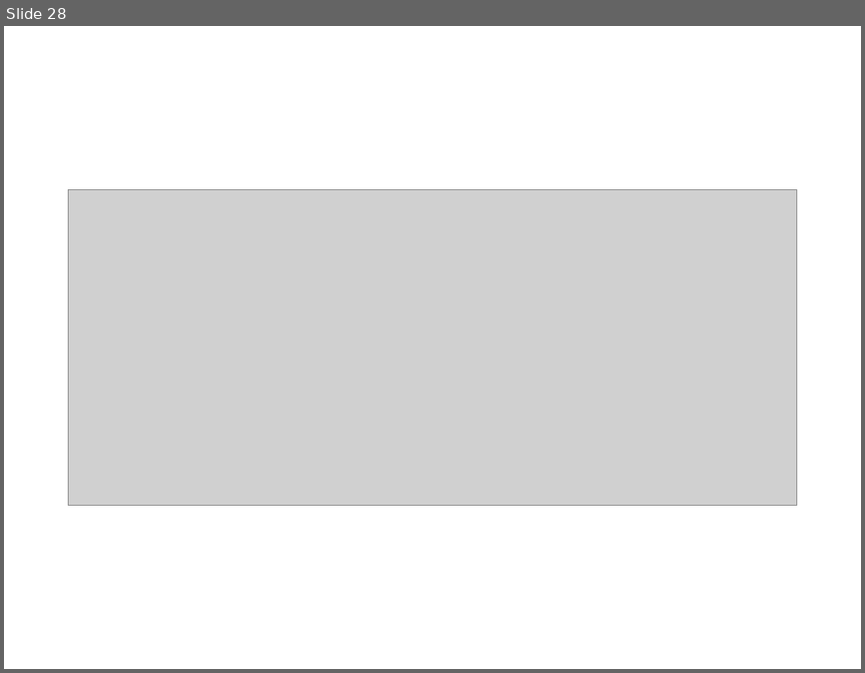
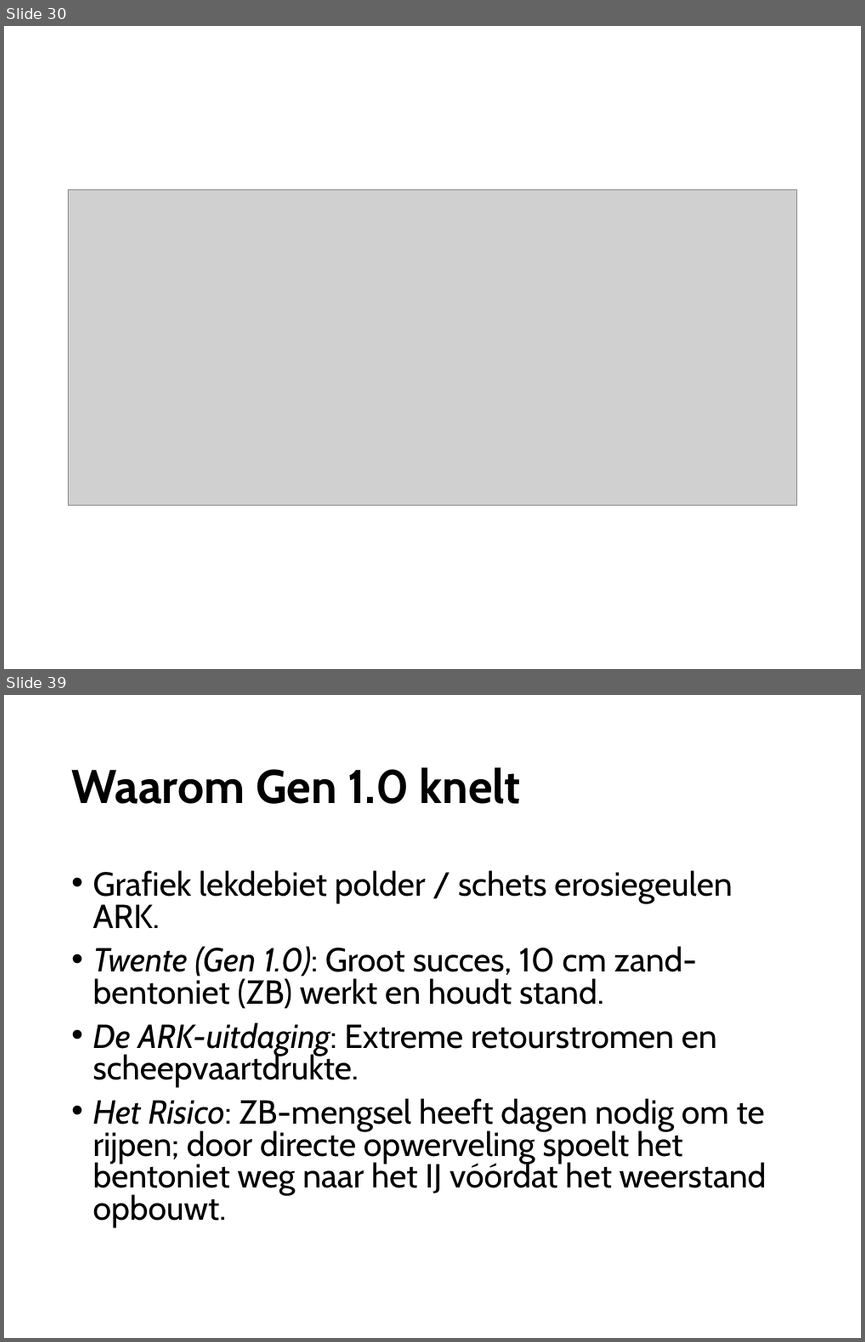
Before and after one commit to Olsthoorn/mf6lab, a slide deck: Projects/ARK_RWS/images/Plaatjes_RWS_ARK.pptx. Shown one above the other, each under a label of ours: slide 28 before the commit, slides 30 and 39 after it; the slides between them are not shown. The pictures are 865x673 and 865x1342 pixels, drawn with LibreOffice and Linux fonts; fonts in the diff are those of the drawing; grey boxes stand for pictures. Boxes give left, top, right and bottom in pixels: in the first picture for what was removed or moved away, otherwise in the second. Text is boxed around its words. In the diff, an @@ line names an element or a change of style, - is before the commit and + after.

```diff
--- a/Projects/ARK_RWS/images/Plaatjes_RWS_ARK.pptx
+++ b/Projects/ARK_RWS/images/Plaatjes_RWS_ARK.pptx
@@ slide 39 added at (4, 695, 861, 1338), background #FFFFFF @@
@@ title added at (71, 767, 521, 804), 39.6 pt, text #000000, bold @@
+Waarom Gen 1.0 knelt
@@ text added at (93, 870, 766, 1228), 28 pt, text #000000 @@
+• Grafiek lekdebiet polder / schets erosiegeulen ARK.
+• Twente (Gen 1.0): Groot succes, 10 cm zand-bentoniet (ZB) werkt en houdt stand.
+• De ARK-uitdaging: Extreme retourstromen en scheepvaartdrukte.
+• Het Risico: ZB-mengsel heeft dagen nodig om te rijpen; door directe opwerveling spoelt het bentoniet weg naar het IJ vóórdat het weerstand opbouwt.
@@ what was slide 28 is now slide 30 @@
```
Also in this commit, not shown: 16 other slides added, 28 other files.
